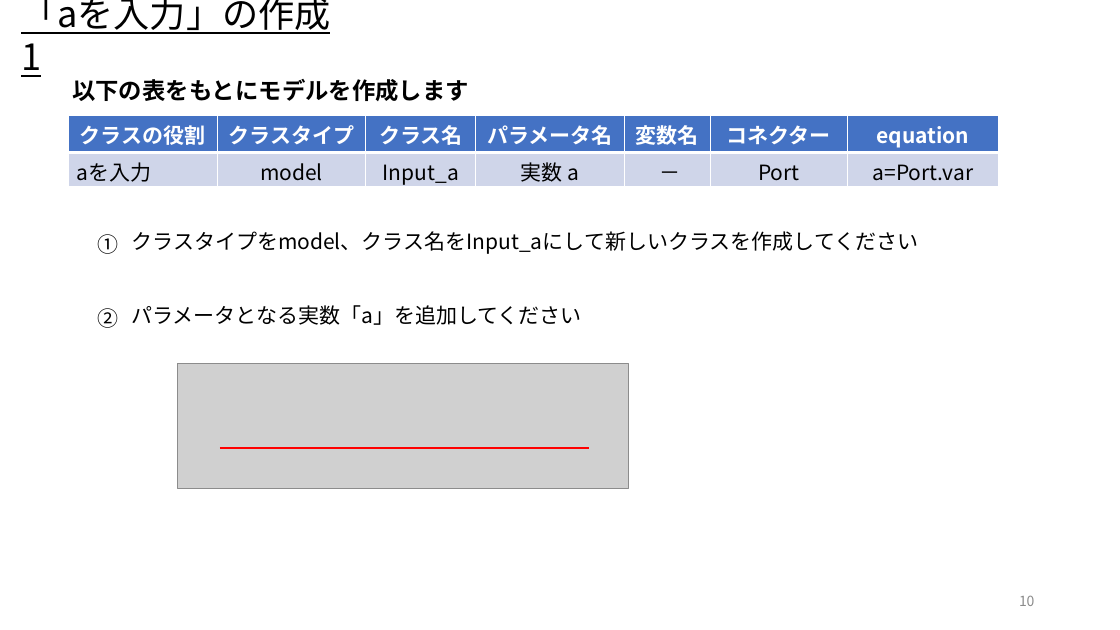
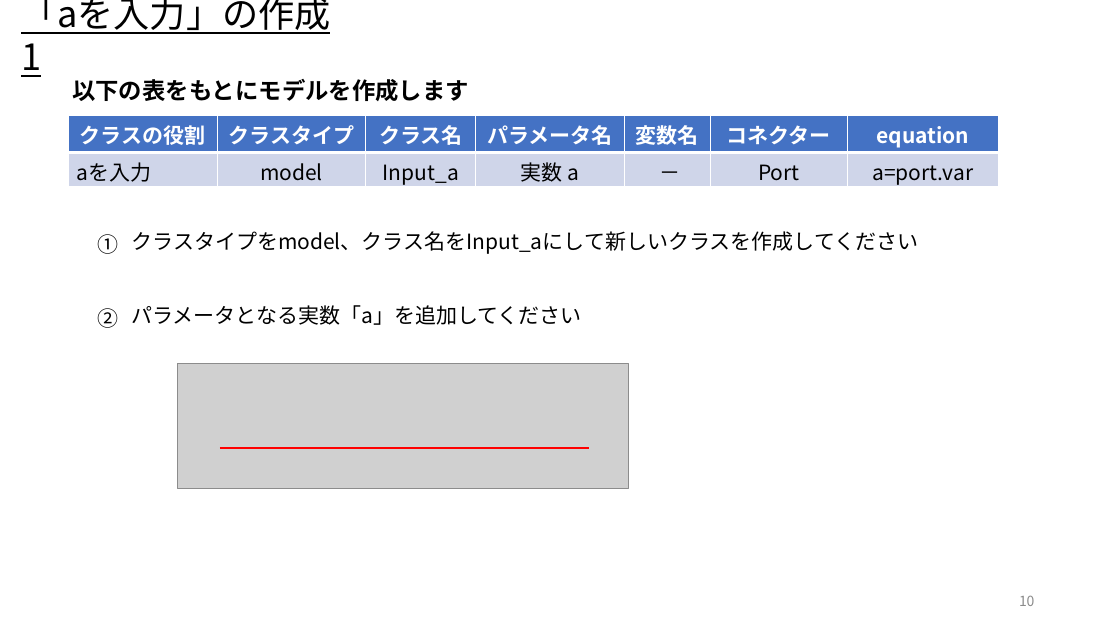
Before and after one commit to UedaShigenori/OpenModelica_Tutorials_Ja, a slide deck: slide 10 of 5_CustomizeModel3_OnePlusOne/OpenModelica_Tutorials_5.pptx. Drawn at 1120x630 pixels with LibreOffice and Linux fonts; fonts in the diff are those of the drawing; grey boxes stand for pictures. Boxes give left, top, right and bottom in pixels: in the first picture for what was removed or moved away, otherwise in the second. Text is boxed around its words. In the diff, an @@ line names an element or a change of style, - is before the commit and + after.

```diff
--- a/5_CustomizeModel3_OnePlusOne/OpenModelica_Tutorials_5.pptx
+++ b/5_CustomizeModel3_OnePlusOne/OpenModelica_Tutorials_5.pptx
@@ table at <box>68,115,999,189</box> @@
-row 2, column 7: a=Port.var
+row 2, column 7: a=port.var
```
Also in this commit, not shown: 8 other slides changed, 3 other files.
